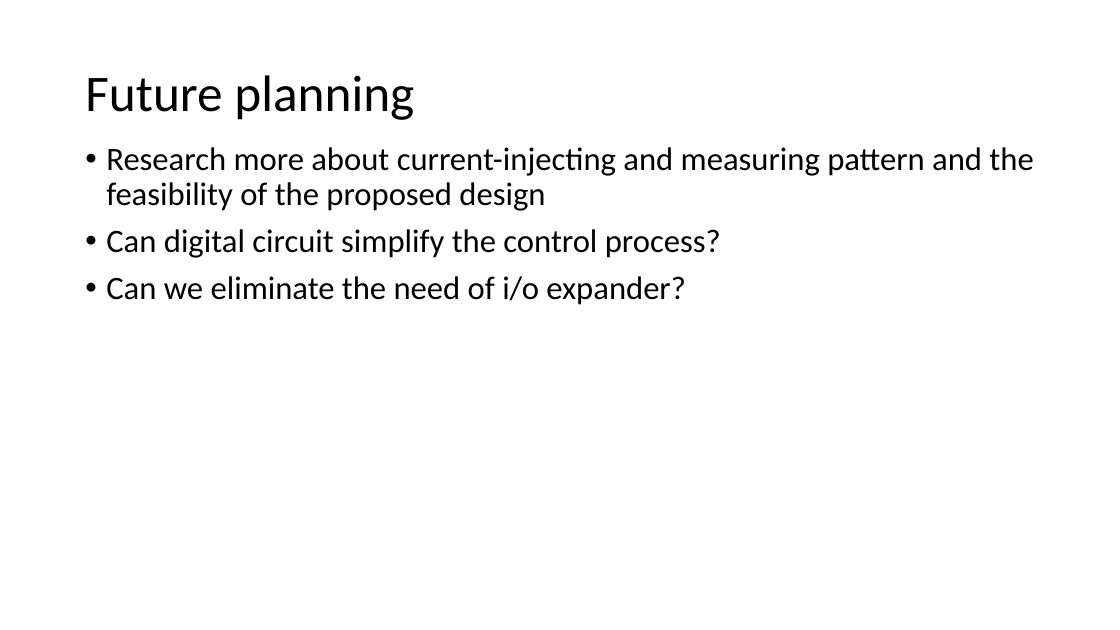
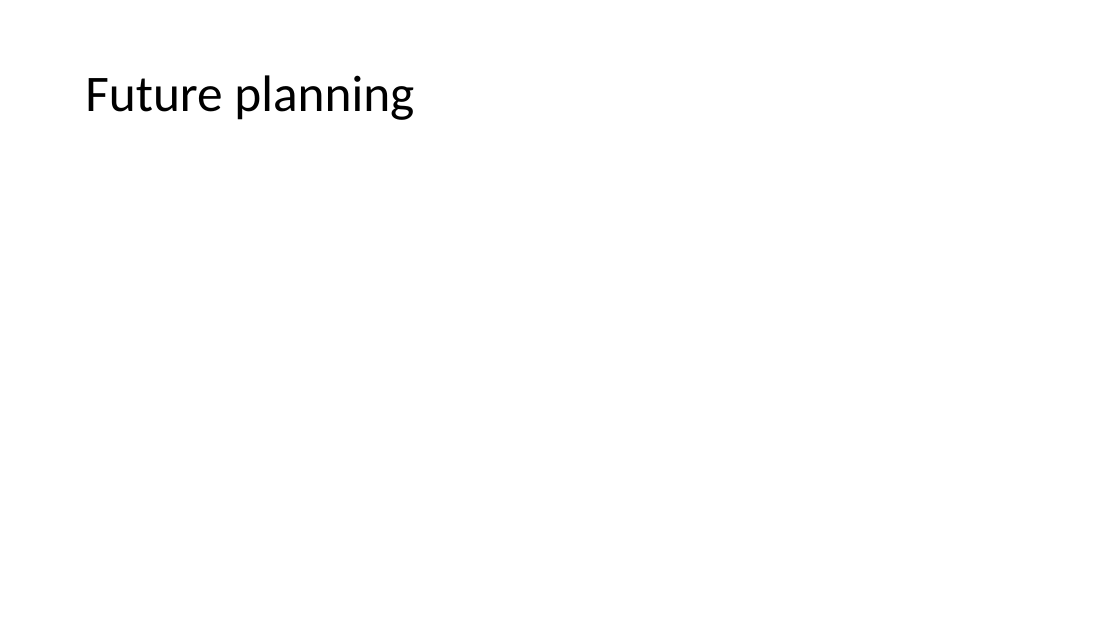
Before and after one commit to Luan-Don/AD5941-EIT-Analyzer, a slide deck: slide 14 of docs/weekly_report/AIA_w3.pptx (slide 13 before the commit). Drawn at 1120x630 pixels with LibreOffice and Linux fonts; fonts in the diff are those of the drawing. Boxes give left, top, right and bottom in pixels: in the first picture for what was removed or moved away, otherwise in the second. Text is boxed around its words. In the diff, an @@ line names an element or a change of style, - is before the commit and + after.

Commit message:
update schematic with new design (v2.0)

```diff
--- a/docs/weekly_report/AIA_w3.pptx
+++ b/docs/weekly_report/AIA_w3.pptx
@@ text removed at (106, 147, 1033, 305) @@
-• Research more about current-injecting and measuring pattern and the feasibility of the proposed design
-• Can digital circuit simplify the control process?
-• Can we eliminate the need of i/o expander?
```
Also in this commit, not shown: 2 other slides changed, 1 slide added, 4 other files.
